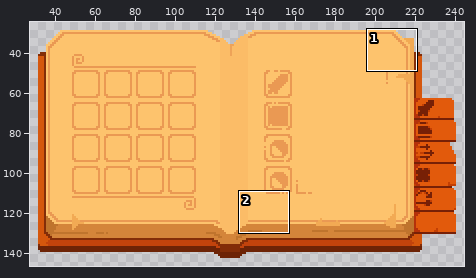
A sprite sheet gets an edit: Roguelike_unity/Assets/Art/UI/Inventory.png. Above, an overview of the earlier version with the close-up marked.
Close-up. Earlier state:
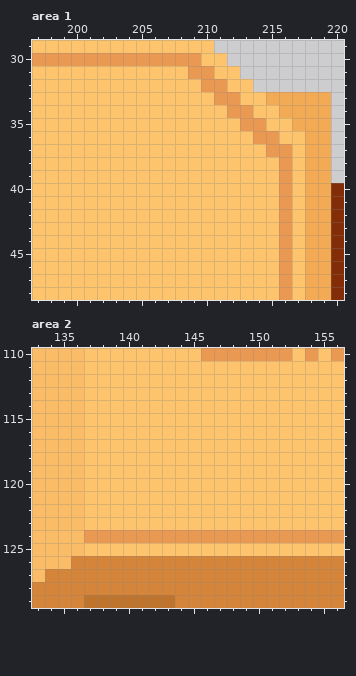
The file is 256x176 pixels. Shown: area 1: x 197..220, y 29..48; area 2: x 133..156, y 110..129. The wide view leaves out empty margins. The commit also changed other parts of the picture, which this record leaves out.
After:
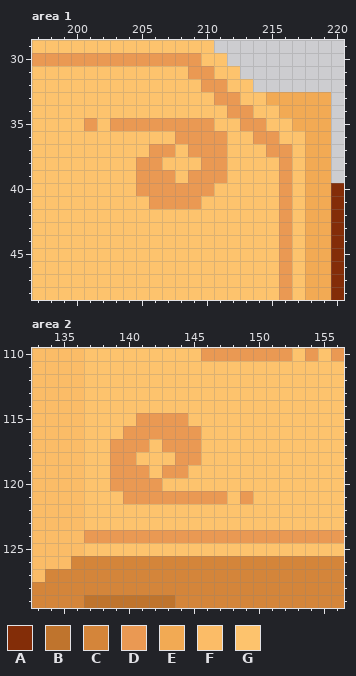
Palette (. is transparent): A #832d08  B #bf742d  C #d4853a  D #ea9953  E #f2aa54  F #fbbc67  G #fdc36d
What changed:
Changed rows in their new state; - is an unchanged pixel.
Area 1:
first column x 201:
35 D-DDDDDDDD-
36 -------DDDD
37 -----DD-DDD
38 ----DD---DD
39 ----DDD-DDD
40 ----DDDDDD-
41 -----DDDD--
Area 2:
first column x 139:
115 --DDDD-----
116 -DDDDDD----
117 DDD-DDD----
118 DD---DD----
119 DDD-DD-----
120 DDDD-------
121 -DDDDDDDD-D
Changed places in both close-ups, as pixel boxes (x1, y1, x2, y2):
changed: (84, 118, 227, 209)
changed: (110, 413, 253, 504)
